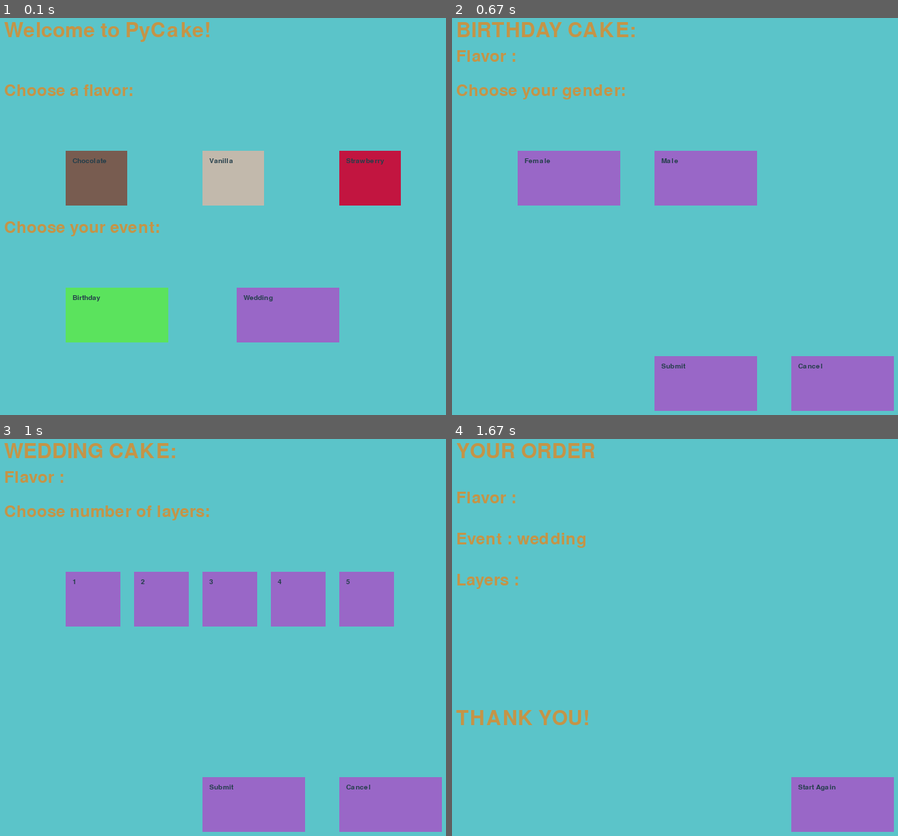
Above: before the commit, frames 1-4 (two rows, left to right).
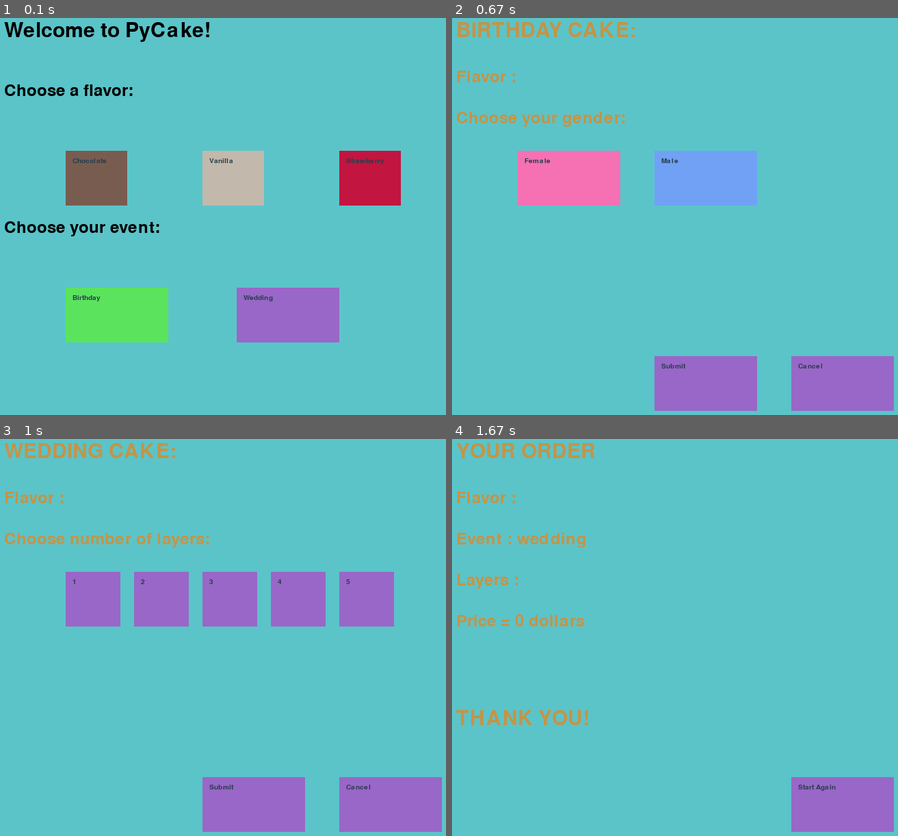
Above: after the commit, the same moments.

Repository: meet-projects/pycake-yl1-2014
Game: pygame game, started from pygame-example.py
The game is run twice, just before and just after one commit, with the same random seed, the same clock (stepped at 60 frames per second) and the same inputs. The source is Python 2; it was converted automatically to run under Python 3.
Inputs (mouse positions are in pixels of both pictures, inside the frame that each line leads up to):
- Up to frame 1 (0.1 s): no input
- Up to frame 2 (0.67 s): click (567, 315) at 0.38 s
- Up to frame 3 (1 s): click (285, 732) at 0.72 s
- Up to frame 4 (1.67 s): click (706, 804) at 1.05 s; click (550, 597) at 1.38 s

The runs differ from the first frame. In frame 1, 1.6% of the frame differs, in the area x 0-47%, y 1-55%; in frame 2, 7.6%, in the area x 1-69%, y 8-48%; in frame 3, 1.5%; in frame 4, 0.4%.

Commit message:
kind of final version

Diff:
--- a/pygame-example.py
+++ b/pygame-example.py
@@ -16,14 +16,15 @@
 		myfont = pygame.font.SysFont("Purisa", 15)
 		label = myfont.render(self.text, 1, (36,62,74))
 		main_screen.blit(label, (self.x+10, self.y+10))
+price = 0
 flavor=""
 gender =""
 layer =""
 myType=""
 placeX = 100
 placeY = 200
-female = Button(100, 200, 150, 80, "Female", 153, 103, 199)
-male = Button(300, 200, 150, 80, "Male", 153, 103, 199)
+female = Button(100, 200, 150, 80, "Female", 245, 113, 179)
+male = Button(300, 200, 150, 80, "Male", 113, 161, 245)
 layer1 = Button(100, 200, 80, 80, "1", 153, 103, 199)
 layer2 = Button(200, 200, 80, 80, "2", 153, 103, 199)
 layer3 = Button(300, 200, 80, 80, "3", 153, 103, 199)
@@ -45,9 +46,9 @@
 	main_screen.blit(label, (10, 10))
 	myfont = pygame.font.SysFont("Purisa", 35)
 	label = myfont.render("Flavor : "+flavor, 1, (196,148,71))
-	main_screen.blit(label, (10, 50))
+	main_screen.blit(label, (10, 80))
 	label = myfont.render("Choose your gender:", 1, (196,148,71))
-	main_screen.blit(label, (10, 100))
+	main_screen.blit(label, (10, 140))
 	female.draw(main_screen)
 	male.draw(main_screen)
 	submit.draw(main_screen)
@@ -59,9 +60,9 @@
 	main_screen.blit(label, (10, 10))
 	myfont = pygame.font.SysFont("Purisa", 35)
 	label = myfont.render("Flavor : "+flavor, 1, (196,148,71))
-	main_screen.blit(label, (10, 50))
+	main_screen.blit(label, (10, 80))
 	label = myfont.render("Choose number of layers:", 1, (196,148,71))
-	main_screen.blit(label, (10, 100))
+	main_screen.blit(label, (10, 140))
 	layer1.draw(main_screen)
 	layer2.draw(main_screen)
 	layer3.draw(main_screen)
@@ -85,6 +86,8 @@
 	else:
 		label = myfont.render("Gender : "+gender, 1, (196,148,71))
 		main_screen.blit(label, (10, 200))
+	label = myfont.render("Price = " + str(price) + " dollars", 1, (196,148,71))
+	main_screen.blit(label, (10,260))
 	myfont = pygame.font.SysFont("Purisa", 45)
 	label = myfont.render("THANK YOU!", 1, (196,148,71))
 	main_screen.blit(label, (10, 400))
@@ -97,13 +100,13 @@
 	Vanilla.draw(main_screen)
 	Strawberry.draw(main_screen)
 	myfont = pygame.font.SysFont("Purisa", 45)
-	label = myfont.render("Welcome to PyCake!", 1, (196,148,71))
+	label = myfont.render("Welcome to PyCake!", 1, (0,0,0))
 	main_screen.blit(label, (10, 10))
 	myfont = pygame.font.SysFont("Purisa", 35)
-	label = myfont.render("Choose a flavor:", 1, (196,148,71))
+	label = myfont.render("Choose a flavor:", 1, (0,0,0))
 	main_screen.blit(label, (10, 100))
 	myfont = pygame.font.SysFont("Purisa", 35)
-	label = myfont.render("Choose your event:", 1, (196,148,71))
+	label = myfont.render("Choose your event:", 1, (0,0,0))
 	main_screen.blit(label, (10, 300))
 	Birthday.draw(main_screen)
 	Wedding.draw(main_screen)
@@ -117,12 +120,15 @@
 		if ev.type == pygame.MOUSEBUTTONDOWN:
 			x, y = ev.pos
             		if Chocolate.myRec.collidepoint(x, y):
+				price = 200
             			print "hi"
             			flavor="chocolate"
             		if Vanilla.myRec.collidepoint(x, y):
+				price = 300
             			print "hi2"
             			flavor="vanilla"
             		if Strawberry.myRec.collidepoint(x, y):
+				price = 400
             			print "hi3"
             			flavor="strawberry"
             		if Birthday.myRec.collidepoint(x, y):
@@ -137,14 +143,19 @@
 			if male.myRec.collidepoint(x, y):
             			gender="male"
 			if layer1.myRec.collidepoint(x, y):
+				price = price*1
             			layer= "1 layer"
 			if layer2.myRec.collidepoint(x, y):
+				price = price*2
             			layer= "2 layers"
 			if layer3.myRec.collidepoint(x, y):
+				price = price*3
             			layer= "3 layers"
 			if layer4.myRec.collidepoint(x, y):
+				price = price*4
             			layer= "4 layers"
 			if layer5.myRec.collidepoint(x, y):
+				price = price*5
             			layer= "5 layers"
 			if submit.myRec.collidepoint(x, y):
             			submitButton()
@@ -153,6 +164,7 @@
 				gender =""
 				layer =""
 				myType=""
+				price = 0
 				mainScreen()
 			if startOver.myRec.collidepoint(x, y):
             			flavor=""
Not shown, changed: pygame-example.py~
